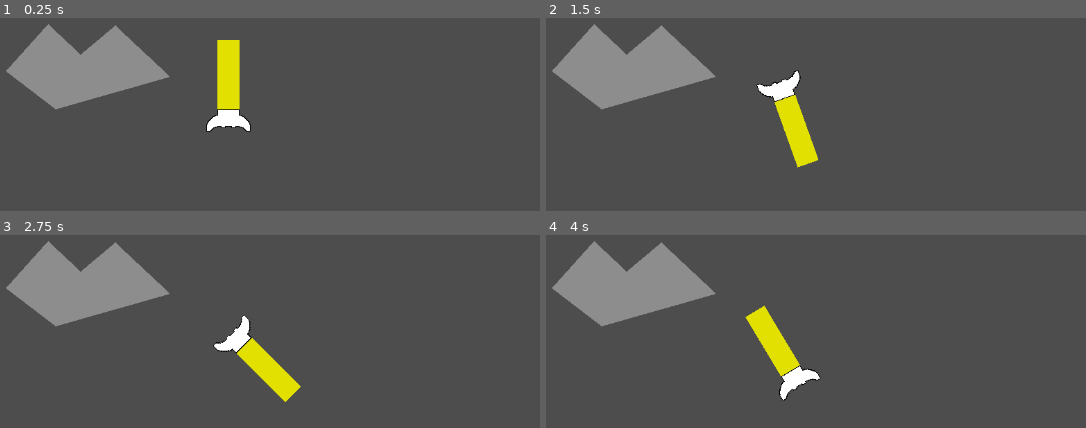
Above: before the commit, frames 1-4 (two rows, left to right).
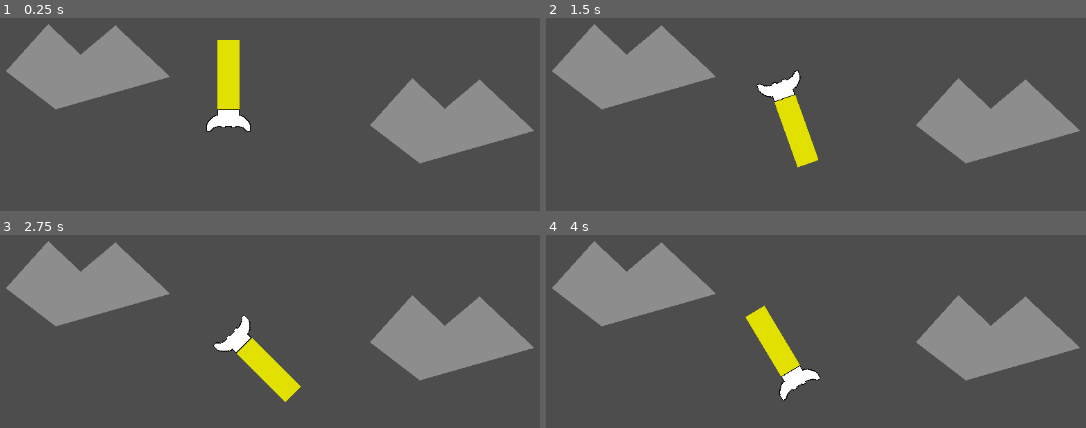
Above: after the commit, the same moments.

Repository: CWmain/SpaceJunkGame
Game: Godot game, scene res://Objects/Test_Scene.tscn
Two runs of this game, one before a commit and one after it. Both use one fixed random seed, a clock stepped at 60 frames per second and the inputs below.
Inputs (mouse positions are in pixels of both pictures, inside the frame that each line leads up to):
- Up to frame 1 (0.25 s): no input
- Up to frame 2 (1.5 s): tap Enter at 0.5 s; move the mouse to (1053, 160) at 0.52 s; hold D (TurnRight) from 0.53 s (still down); click (1053, 160) at 0.6 s; tap W (Accelerate) at 0.77 s; move the mouse to (718, 205) at 1.27 s; tap S (Stop) at 1.35 s
- Up to frame 3 (2.75 s): tap W (Accelerate) at 1.52 s; move the mouse to (410, 302) at 2.02 s; release D (TurnRight) at 2.03 s; hold A (TurnLeft) from 2.03 s (still down); click (410, 302) at 2.1 s
- Up to frame 4 (4 s): move the mouse to (outside the picture) at 2.77 s; release A (TurnLeft) at 2.78 s; hold D (TurnRight) from 2.78 s (still down); tap S (Stop) at 2.85 s; tap W (Accelerate) at 3.02, 3.77 s; move the mouse to (outside the picture) at 3.52 s; click (outside the picture) at 3.6 s

The runs differ from the first frame. In frame 1, 7.4% of the frame differs, in the area x 68-99%, y 31-76%; in frame 2, 7.4%; in frame 3, 7.4%; in frame 4, 7.4%.

Commit message:
Added second asteroid for testing

Diff:
--- a/Objects/Test_Scene.tscn
+++ b/Objects/Test_Scene.tscn
@@ -25,3 +25,6 @@
 
 [node name="Asteroid" parent="." instance=ExtResource("4_tsibv")]
 position = Vector2(-385, -145)
+
+[node name="Asteroid2" parent="." instance=ExtResource("4_tsibv")]
+position = Vector2(140, -67)
